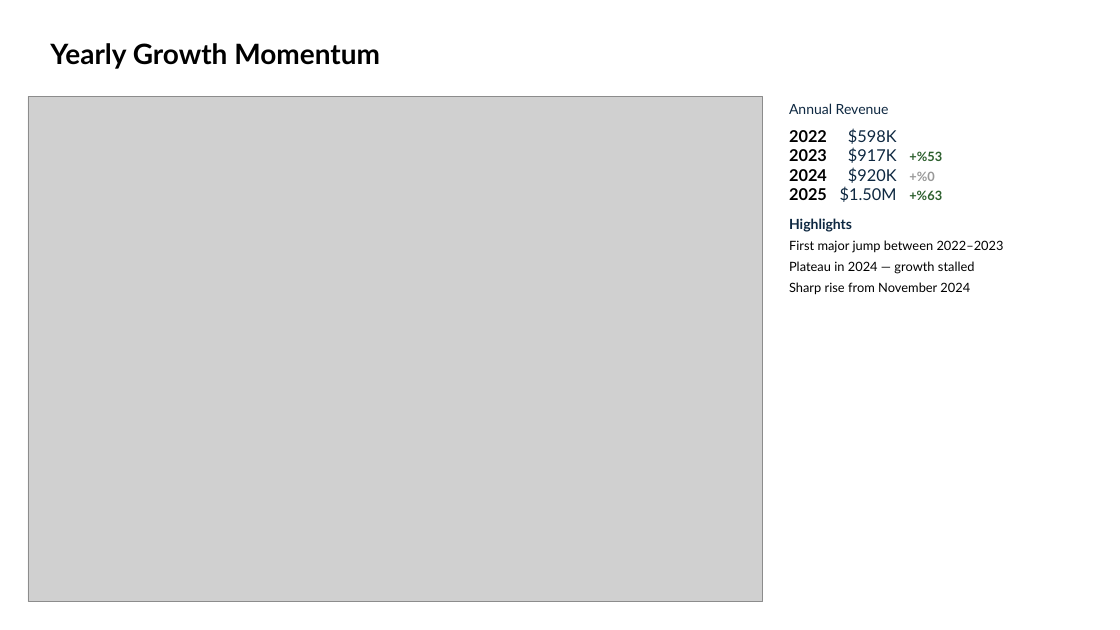
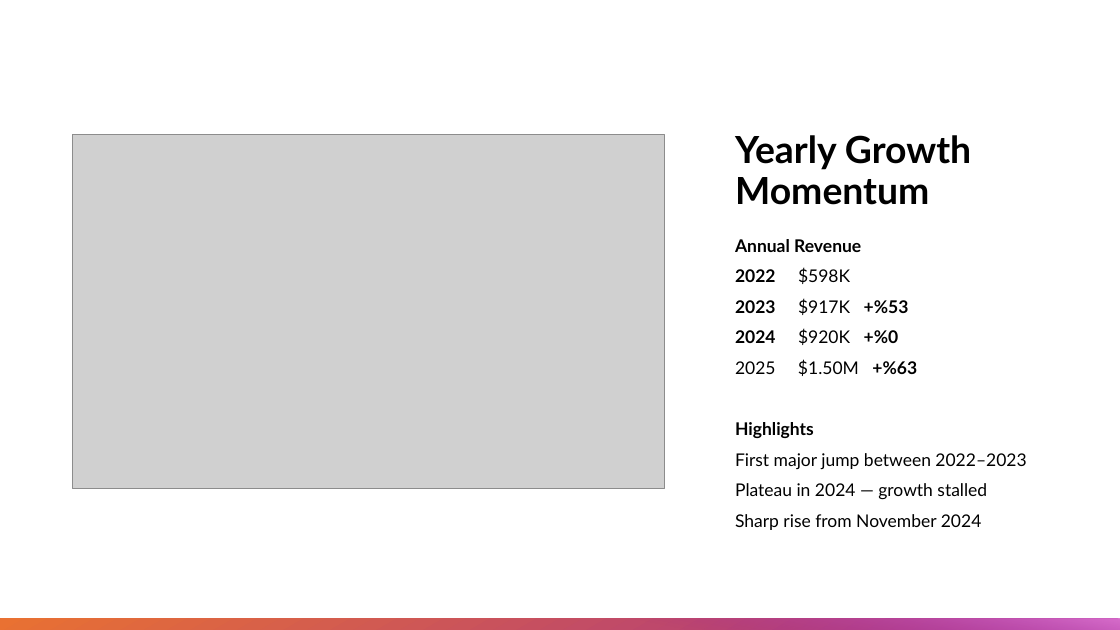
Before and after one commit to Kalawardin/YearupProjects, a slide deck: slide 3 of week-08/capstone2.pptx. Drawn at 1120x630 pixels with LibreOffice and Linux fonts; fonts in the diff are those of the drawing; grey boxes stand for pictures. Boxes give left, top, right and bottom in pixels: in the first picture for what was removed or moved away, otherwise in the second. Text is boxed around its words. In the diff, an @@ line names an element or a change of style, - is before the commit and + after.

```diff
--- a/week-08/capstone2.pptx
+++ b/week-08/capstone2.pptx
@@ title "Yearly Growth Momentum": place and size @@
-title "Yearly Growth Momentum" at bbox=[50, 43, 380, 69]
+title "Yearly Growth Momentum" at bbox=[735, 135, 971, 205]
@@ title "Yearly Growth Momentum" at bbox=[735, 135, 971, 205]: size 24 to 32 pt; vertical alignment middle to bottom @@
@@ picture: place and size @@
-picture at bbox=[28, 97, 763, 602]
+picture at bbox=[72, 134, 665, 488]
@@ text "Annual Revenue": place and size @@
-text "Annual Revenue" at bbox=[789, 103, 1004, 295]
+text "Annual Revenue" at bbox=[735, 239, 1026, 530]
@@ text at bbox=[735, 239, 1026, 530]: size 12 to 15 pt in "Annual Revenue", "Highlights"; text colour #0E2841 to #000000 in "Annual Revenue", "$598K", "$917K", "$920K" and 1 more places; bold on in "Annual Revenue"; size 14 to 15 pt in "2022 $598K", "2023 $917K", "2024 $920K"; size 11 to 15 pt in "+%53", "+%0", "First major jump between 2022–2023", "Plateau in 2024 — growth stalled" and 1 more places; text colour #2C5F2D to #000000 in "+%53"; text colour #999999 to #000000 in "+%0"; line spacing 1 to 0.9; more space between paragraphs @@
@@ text at bbox=[798, 359, 917, 376]: text changed; size 14 to 15 pt; text colour #0E2841 to #000000; bold off @@
-2025 $1.50M +%63
+2025 $1.50M +%63
@@ rectangle added at bbox=[0, 619, 1120, 630], fill gradient #A02B93 to #E97132 @@
@@ rectangle added at bbox=[577, 619, 1120, 630], fill gradient #A02B93 to #D86ECC @@
```
Also in this commit, not shown: 1 other slide changed, 7 other files.
